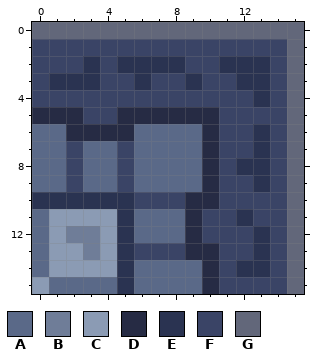
Pixel-art sprite: pxl/Content/Level/Tiles/ground_connect_top_right.png. The first picture shows the starting point.
The file is 16x16 pixels. Colours within 5 levels of each other are drawn and written as one.
Palette (. is transparent): A #5a6988  B #6f7d98  C #8b9bb4  D #262b44  E #2a3351  F #3a4466  G #62677a
Pixels before, first column x 0:
 0 GGGGGGGGGGGGGGGG
 1 FFFFFFFFFFFFFFFG
 2 FFFEFEEEEFFEEEFG
 3 FEEEFFEFFEFFEEFG
 4 FFFFFFFFFFFFFEFG
 5 DDDFFDDDDDDFFFFG
 6 AADDDDAAAADFFEFG
 7 AAFAAFAAAADFFEFG
 8 AAFAAFAAAADFEEFG
 9 AAFAAFAAAADFFEFG
10 EEEEEEFFFDDFFFFG
11 ACCCCEAAADFFEFFG
12 ACBBCEAAADFFFEFG
13 ACCBCEFFFDDFFEFG
14 ACCCCEAAAADFEEFG
15 CAAAAEAAAADFFFFG
After the commit:
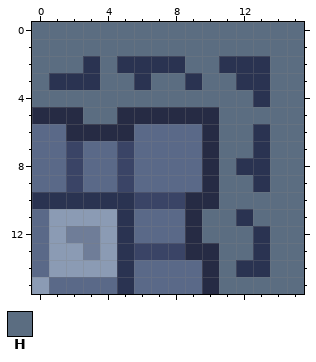
Colours new in this view: H #5b6d81
What changed:
Changed rows in their new state; - is an unchanged pixel.
first column x 0:
 0 HHHHHHHHHHHHHHHH
 1 HHHHHHHHHHHHHHHH
 2 HHH-H----HH---HH
 3 H---HH-HH-HH--HH
 4 HHHHHHHHHHHHH-HH
 5 ---HH------HHHHH
 6 -----------HH-HH
 7 -----------HH-HH
 8 -----------H--HH
 9 -----------HH-HH
10 -----------HHHHH
11 ----------HH-HHH
12 ----------HHH-HH
13 -----------HH-HH
14 -----------H--HH
15 -----------HHHHH
